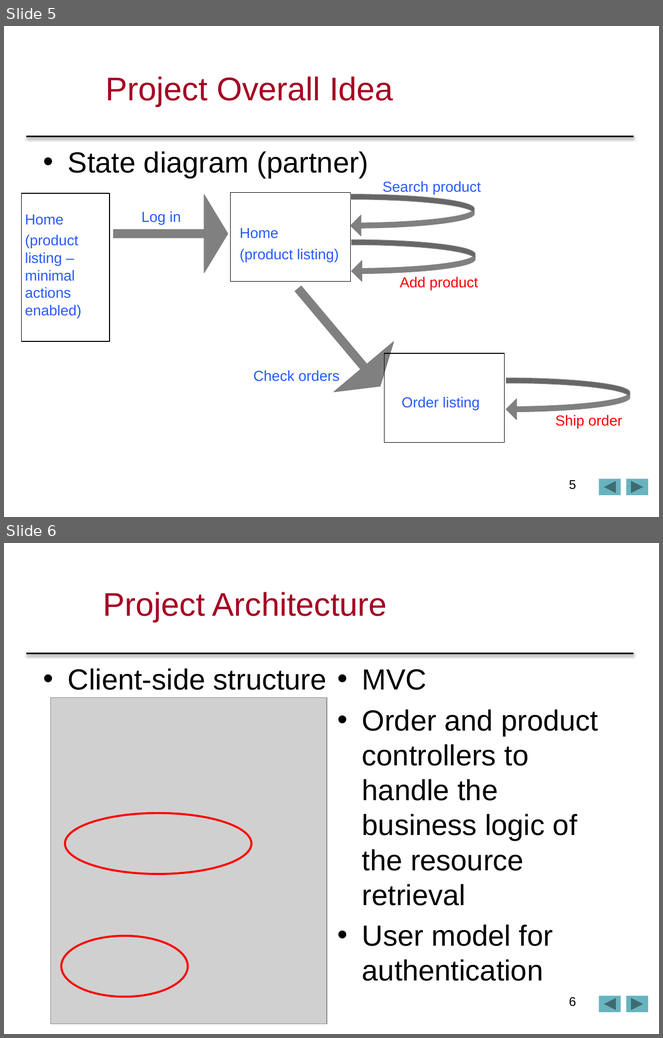
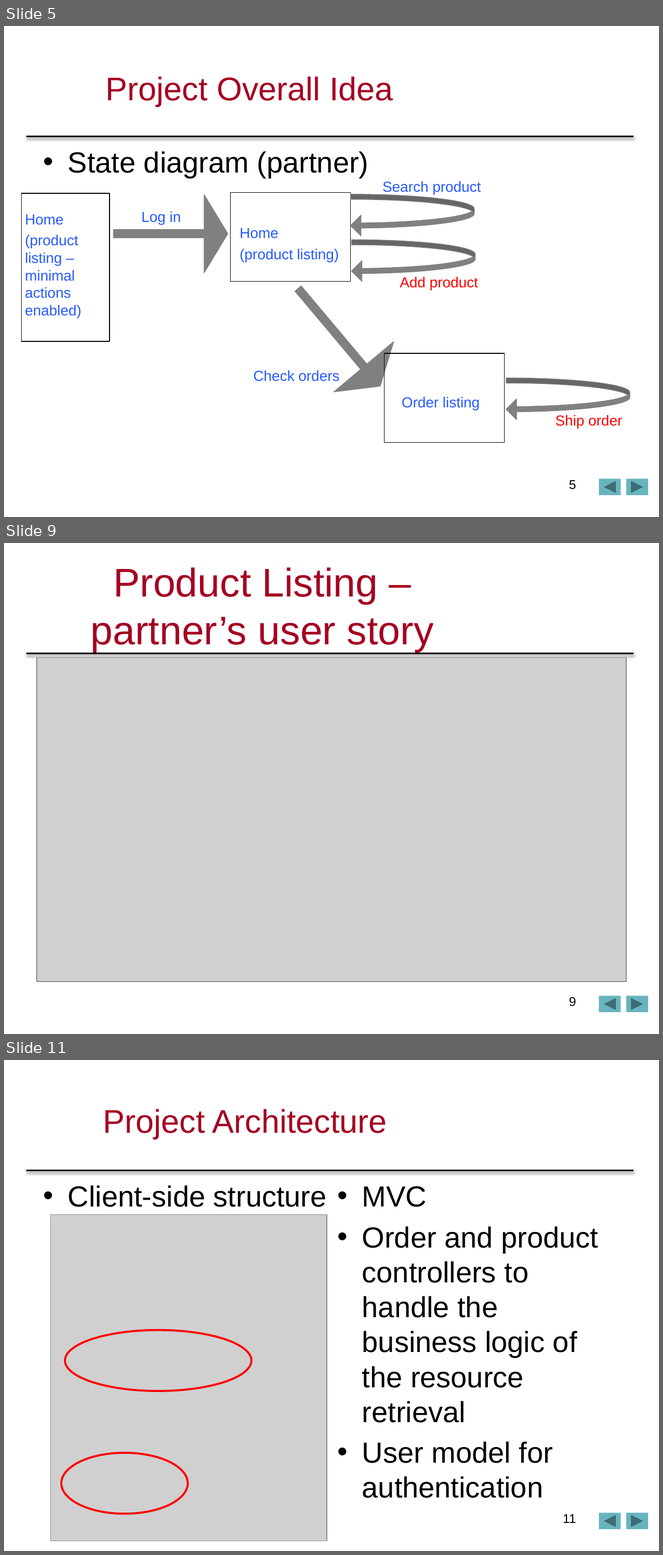
Before and after one commit to sonialin/comp433p2p3, a slide deck: comp433p2p3/COMP433FinalPPT.pptx. Shown one above the other, each under a label of ours: slides 5 and 6 before the commit, slides 5, 9 and 11 after it; the slides between them are not shown. The pictures are 663x1038 and 663x1555 pixels, drawn with LibreOffice and Linux fonts; fonts in the diff are those of the drawing; grey boxes stand for pictures; background and template pictures are left out. Boxes give left, top, right and bottom in pixels: in the first picture for what was removed or moved away, otherwise in the second. Text is boxed around its words. In the diff, an @@ line names an element or a change of style, - is before the commit and + after.

```diff
--- a/comp433p2p3/COMP433FinalPPT.pptx
+++ b/comp433p2p3/COMP433FinalPPT.pptx
@@ slide 9 added at (4,543,659,1034), background #FFFFFF; not listed: 3 template elements that a slide beside it also shows @@
@@ title added at (91,567,434,652), 44 pt, text #A50021 @@
+Product Listing – partner’s user story
@@ picture added at (37,657,626,982) @@
@@ page number added at (569,997,577,1007), 14 pt, text #000000 @@
+9
@@ what was slide 6 is now slide 11 @@
@@ page number at (563,1514,576,1523): text changed @@
-6
+11
```
Also in this commit, not shown: 4 other slides added.
